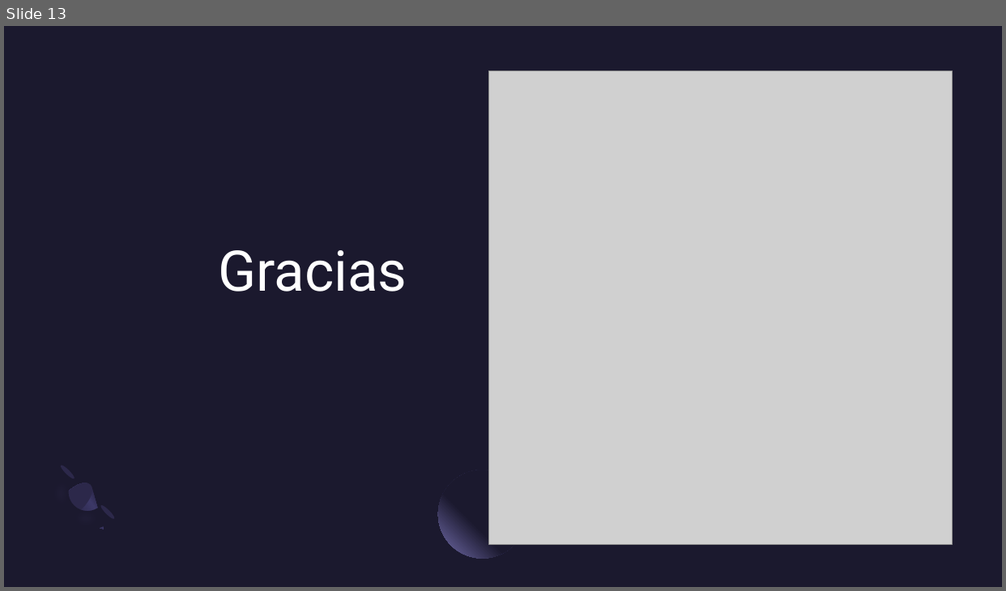
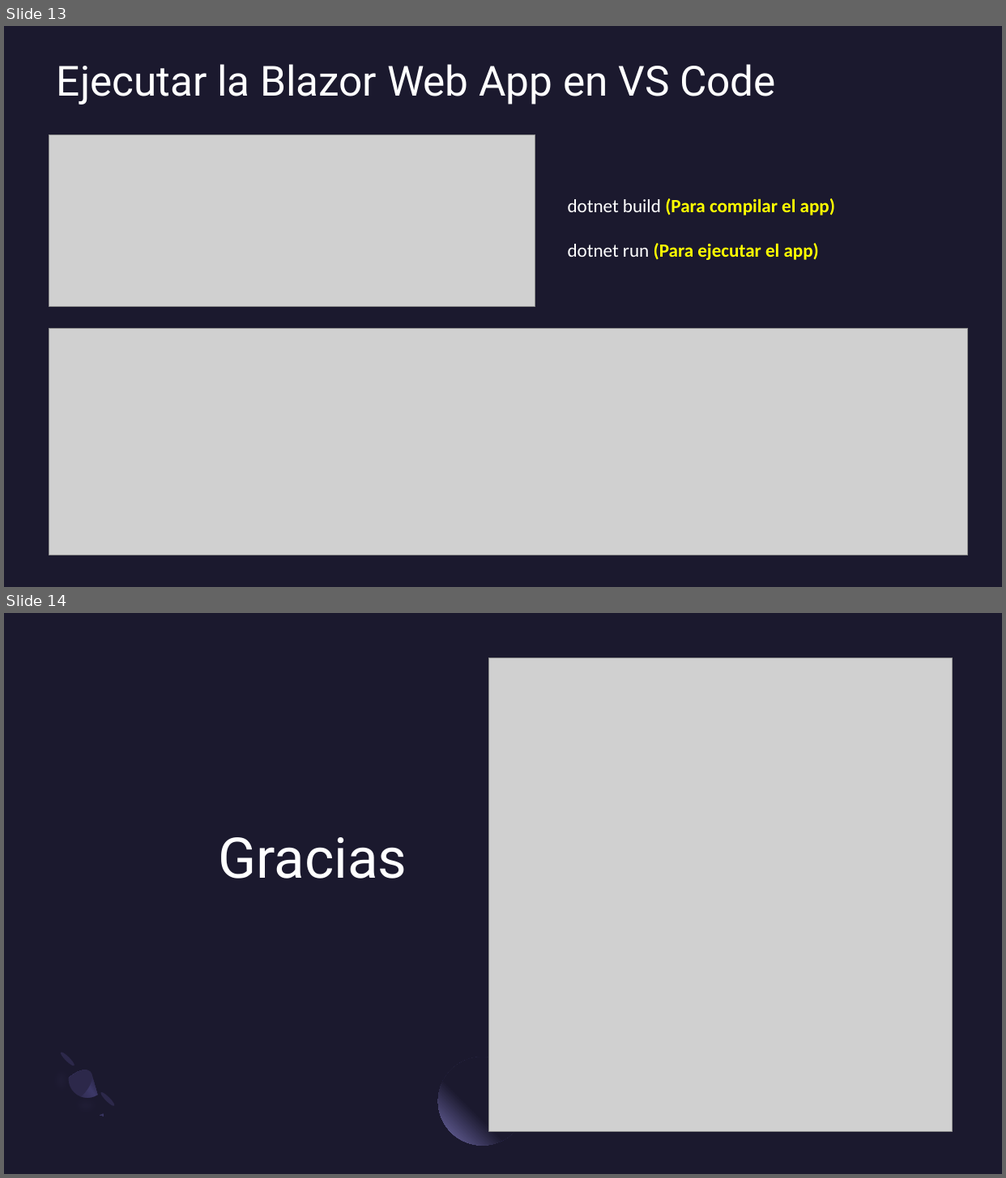
Before and after one commit to ProfeSantiago/dotNetCore, a slide deck: 11) ASP, Razor, Blazor & MVC/Introducción a Blazor Web Apps.pptx. Shown one above the other, each under a label of ours: slide 13 before the commit, slides 13 and 14 after it. The pictures are 1006x591 and 1006x1178 pixels, drawn with LibreOffice and Linux fonts; fonts in the diff are those of the drawing; grey boxes stand for pictures. Boxes give left, top, right and bottom in pixels: in the first picture for what was removed or moved away, otherwise in the second. Text is boxed around its words. In the diff, an @@ line names an element or a change of style, - is before the commit and + after.

```diff
--- a/11) ASP, Razor, Blazor & MVC/Introducción a Blazor Web Apps.pptx
+++ b/11) ASP, Razor, Blazor & MVC/Introducción a Blazor Web Apps.pptx
@@ slide 13 added at [4, 26, 1002, 587], background #1B192E @@
@@ text added at [57, 64, 776, 105], 40 pt, text #FFFFFF @@
+Ejecutar la Blazor Web App en VS Code
@@ picture added at [49, 135, 535, 307] @@
@@ text added at [568, 199, 835, 260], 18 pt, text #FFFF00, bold @@
+dotnet build (Para compilar el app)
+dotnet run (Para ejecutar el app)
@@ picture added at [49, 328, 967, 555] @@
@@ what was slide 13 is now slide 14 @@
```
Also in this commit, not shown: 1 slide changed.
